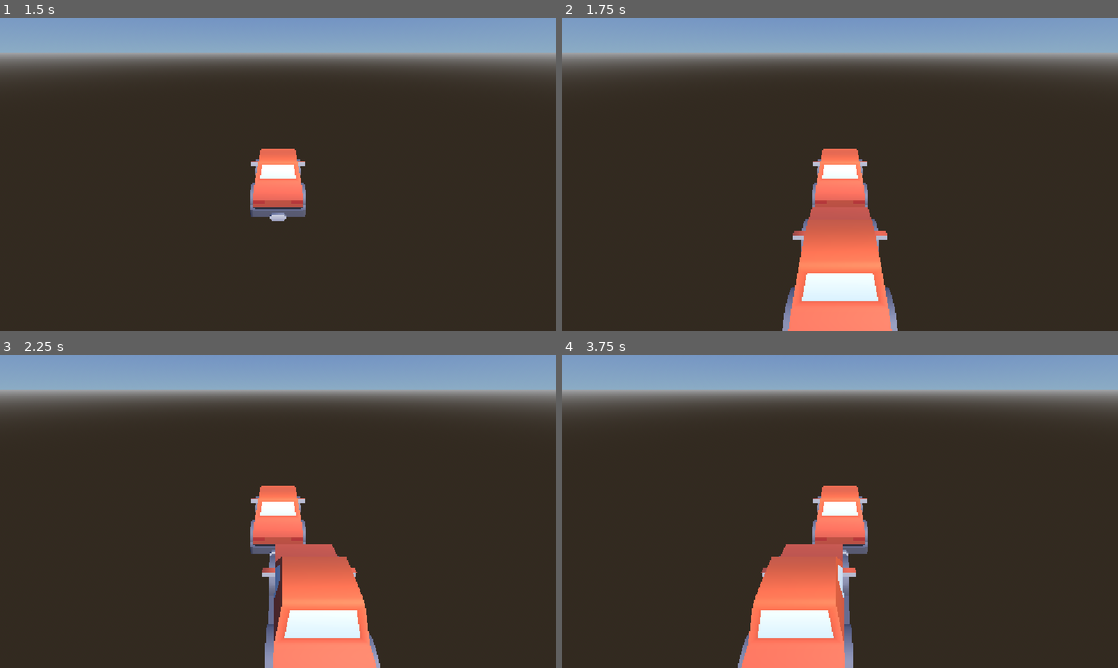
Above: before the commit, frames 1-4 (two rows, left to right).
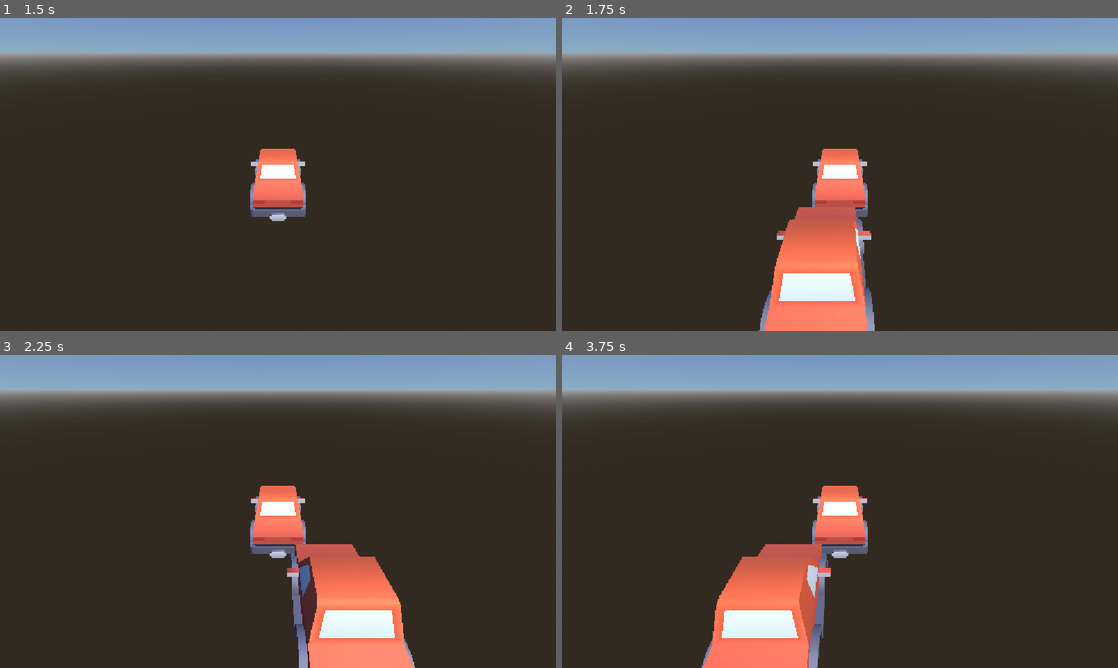
Above: after the commit, the same moments.

Repository: tiago-xavier-braga/LearnGodotEngine
Game: Godot game, scene res://scenes/levels/lvl_game.tscn
Two runs of this game, one before a commit and one after it. Both use one fixed random seed, a clock stepped at 60 frames per second and the inputs below.
Inputs:
- Up to frame 1 (1.5 s): tap Enter at 0.5 s; hold D (move_right) 0.53-1.28 s; tap Space at 1.25 s; hold A (move_left) from 1.28 s (still down)
- Up to frame 2 (1.75 s): keep holding A (move_left)
- Up to frame 3 (2.25 s): release A (move_left) at 2.03 s; hold D (move_right) from 2.03 s (still down)
- Up to frame 4 (3.75 s): release D (move_right) at 3.53 s; hold A (move_left) from 3.53 s (still down)

Frame 1 is identical in both runs. In frame 2, 3.6% of the frame differs, in the area x 35-61%, y 60-100%; in frame 3, 5.5%; in frame 4, 5.7%, in the area x 25-53%, y 60-100%.

Commit message:
fix: smooth car lane-switching deceleration instead of hard stop

Diff:
--- a/scripts/car/car_controller.gd
+++ b/scripts/car/car_controller.gd
@@ -4,14 +4,15 @@
 @export var lane_distance: float = 2.5
 @export var lane_limit: int = 1
 @export var lane_speed: float = 10.0
+@export var lane_smoothing: float = 8.0
 @export var forward_speed: float = 5.0
 @export var delay_input: float = 0.3
 
 var _current_lane: int = 0
 var _can_switch_lane: bool = true
 
-func _physics_process(delta: float) -> void:
-	_track_lane(delta)
+func _physics_process(_delta: float) -> void:
+	_track_lane()
 	_forward_move()
 	move_and_slide()
 
@@ -33,10 +34,10 @@
 	await get_tree().create_timer(delay_input).timeout
 	_can_switch_lane = true
 
-func _track_lane(delta: float) -> void:
+func _track_lane() -> void:
 	var target_x := _current_lane * lane_distance
 	velocity.x = clampf(
-		(target_x - global_position.x) / delta, -lane_speed, lane_speed)
+		(target_x - global_position.x) * lane_smoothing, -lane_speed, lane_speed)
 
 func _forward_move() -> void:
 	velocity.z = -forward_speed
